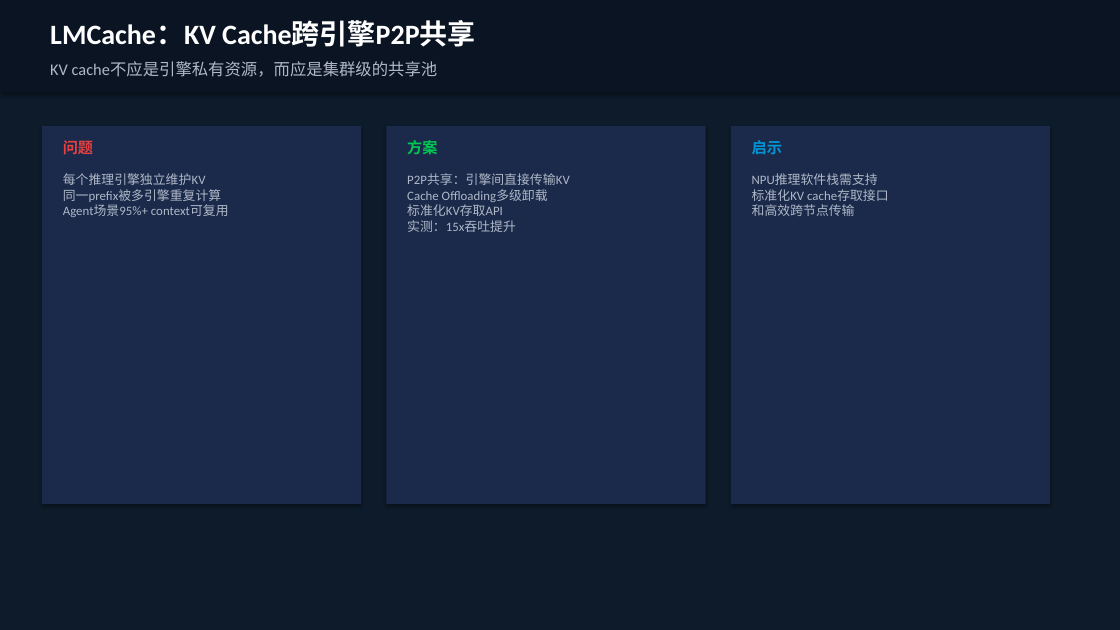
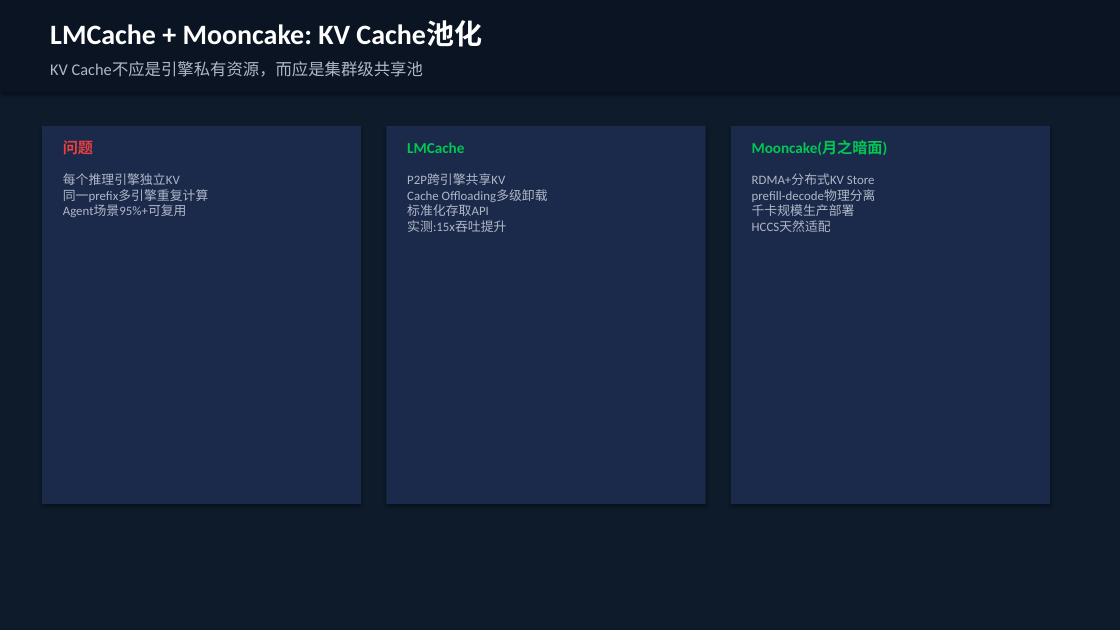
Before and after one commit to zhshgmail/tmp01, a slide deck: slide 6 of Agentic_RL_后训练洞察.pptx (slide 12 before the commit). Drawn at 1120x630 pixels with LibreOffice and Linux fonts; fonts in the diff are those of the drawing. Boxes give left, top, right and bottom in pixels: in the first picture for what was removed or moved away, otherwise in the second. Text is boxed around its words. In the diff, an @@ line names an element or a change of style, - is before the commit and + after.

```diff
--- a/Agentic_RL_后训练洞察.pptx
+++ b/Agentic_RL_后训练洞察.pptx
@@ text at <box>50,21,482,47</box>: text changed @@
-LMCache：KV Cache跨引擎P2P共享
+LMCache + Mooncake: KV Cache池化
@@ text at <box>50,62,423,77</box>: text changed @@
-KV cache不应是引擎私有资源，而应是集群级的共享池
+KV Cache不应是引擎私有资源，而应是集群级共享池
@@ text at <box>407,142,464,153</box>: text changed @@
-方案
+LMCache
@@ text at <box>752,140,888,155</box>: text changed; text colour #0096D6 to #00C853 @@
-启示
+Mooncake(月之暗面)
@@ text at <box>63,173,209,217</box>: text changed @@
-每个推理引擎独立维护KV
-同一prefix被多引擎重复计算
-Agent场景95%+ context可复用
+每个推理引擎独立KV
+同一prefix多引擎重复计算
+Agent场景95%+可复用
@@ text at <box>407,174,548,232</box>: text changed @@
-P2P共享：引擎间直接传输KV
-Cache Offloading多级卸载
-标准化KV存取API
-实测：15x吞吐提升
+P2P跨引擎共享KV
+Cache Offloading多级卸载
+标准化存取API
+实测:15x吞吐提升
@@ text at <box>752,174,876,232</box>: text changed @@
-NPU推理软件栈需支持
-标准化KV cache存取接口
-和高效跨节点传输
+RDMA+分布式KV Store
+prefill-decode物理分离
+千卡规模生产部署
+HCCS天然适配
```
Also in this commit, not shown: 11 other slides changed, 3 slides added, 3 slides removed.
